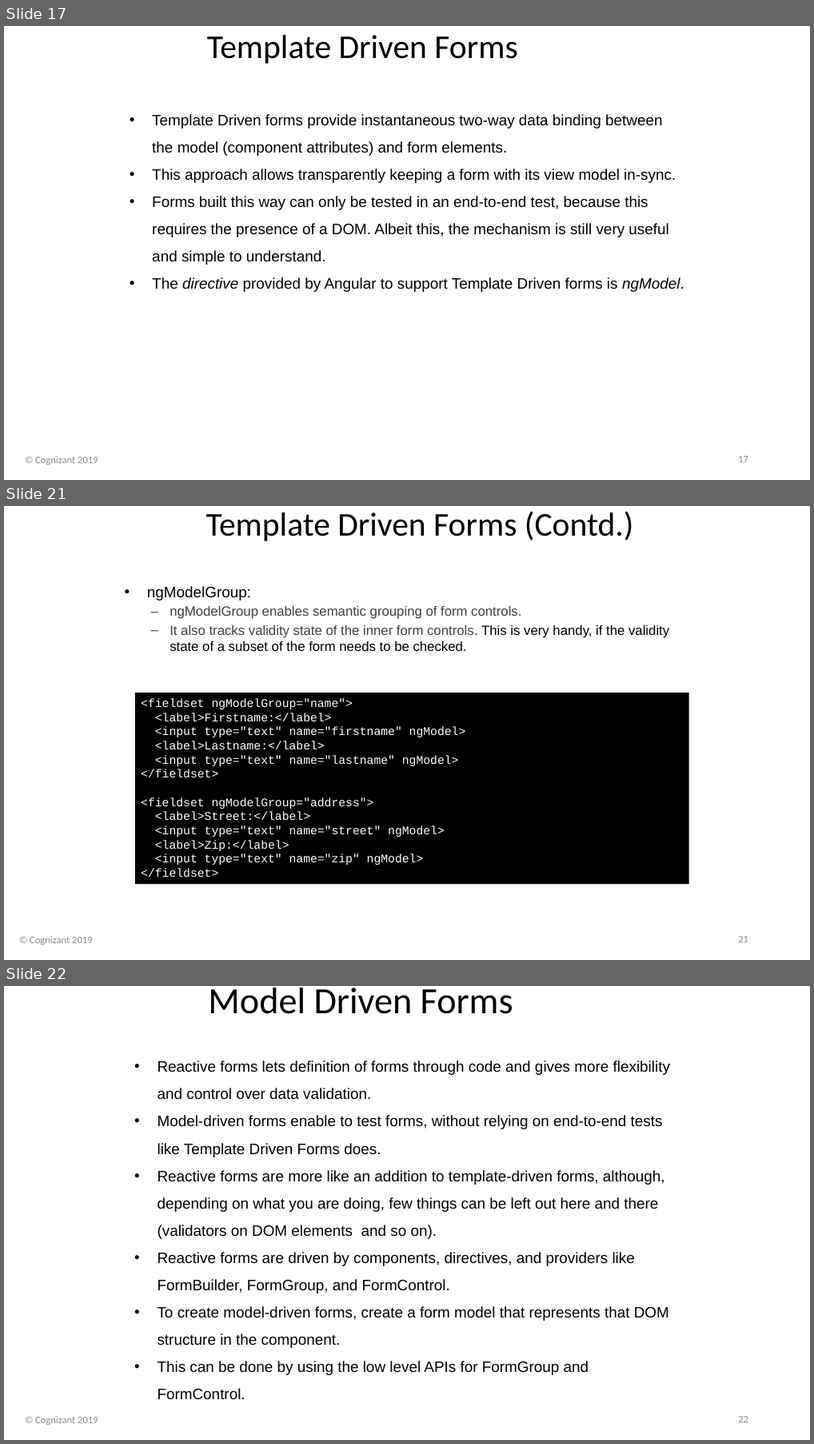
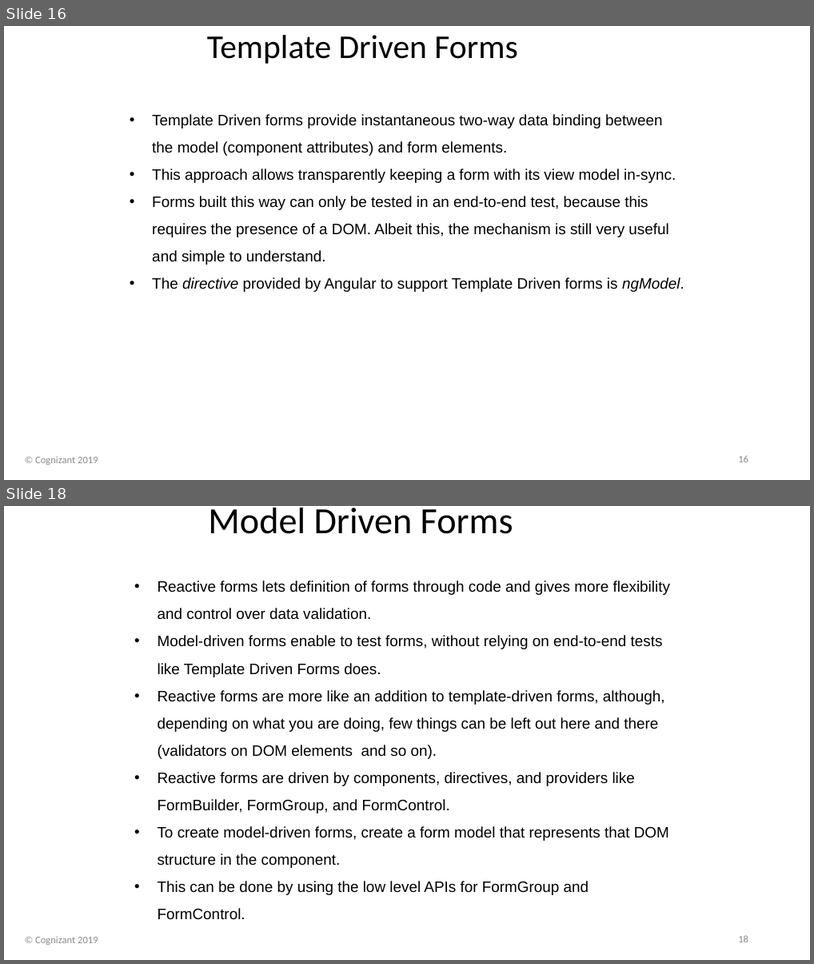
Before and after one commit to davembrownx/PowerPoint-Decks, a slide deck: Angular 8 Day 5 HttpClient, Observables, and Forms.pptx. Shown one above the other, each under a label of ours: slides 17, 21 and 22 before the commit, slides 16 and 18 after it; the slides between them are not shown. The pictures are 814x1444 and 814x964 pixels, drawn with LibreOffice and Linux fonts; fonts in the diff are those of the drawing; background and template pictures are left out. Boxes give left, top, right and bottom in pixels: in the first picture for what was removed or moved away, otherwise in the second. Text is boxed around its words. In the diff, an @@ line names an element or a change of style, - is before the commit and + after.

```diff
--- a/Angular 8 Day 5 HttpClient, Observables, and Forms.pptx
+++ b/Angular 8 Day 5 HttpClient, Observables, and Forms.pptx
@@ slide 21 removed at (x1=4, y1=506, x2=810, y2=960), background picture (left out) @@
@@ title removed at (x1=206, y1=511, x2=634, y2=541) @@
-Template Driven Forms (Contd.)
@@ text removed at (x1=147, y1=586, x2=670, y2=651) @@
-• ngModelGroup:
-  – ngModelGroup enables semantic grouping of form controls.
-  – It also tracks validity state of the inner form controls. This is very handy, if the validity state of a subset of the form needs to be checked.
@@ rectangle removed at (x1=135, y1=692, x2=690, y2=884) @@
-<fieldset ngModelGroup="name">
-<label>Firstname:</label>
-<input type="text" name="firstname" ngModel>
-<label>Lastname:</label>
-<input type="text" name="lastname" ngModel>
-</fieldset>
-<fieldset ngModelGroup="address">
-<label>Street:</label>
-<input type="text" name="street" ngModel>
-<label>Zip:</label>
-<input type="text" name="zip" ngModel>
-</fieldset>
@@ text removed at (x1=30, y1=936, x2=93, y2=944) @@
-© Cognizant 2019
@@ page number removed at (x1=738, y1=936, x2=749, y2=942) @@
-21
@@ what was slide 17 is now slide 16 @@
@@ page number at (x1=738, y1=455, x2=749, y2=462): text changed @@
-17
+16
@@ what was slide 22 is now slide 18 @@
@@ page number at (x1=738, y1=935, x2=749, y2=942): text changed @@
-22
+18
```
Also in this commit, not shown: 1 slide changed, 3 other slides removed.
